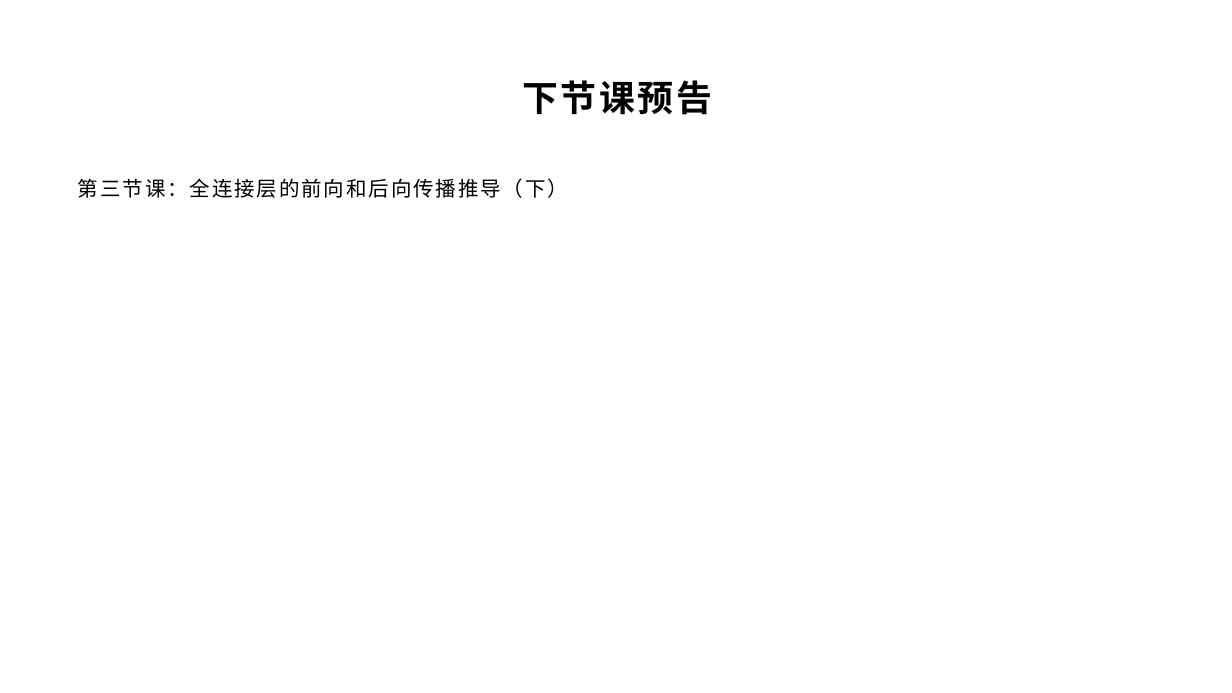
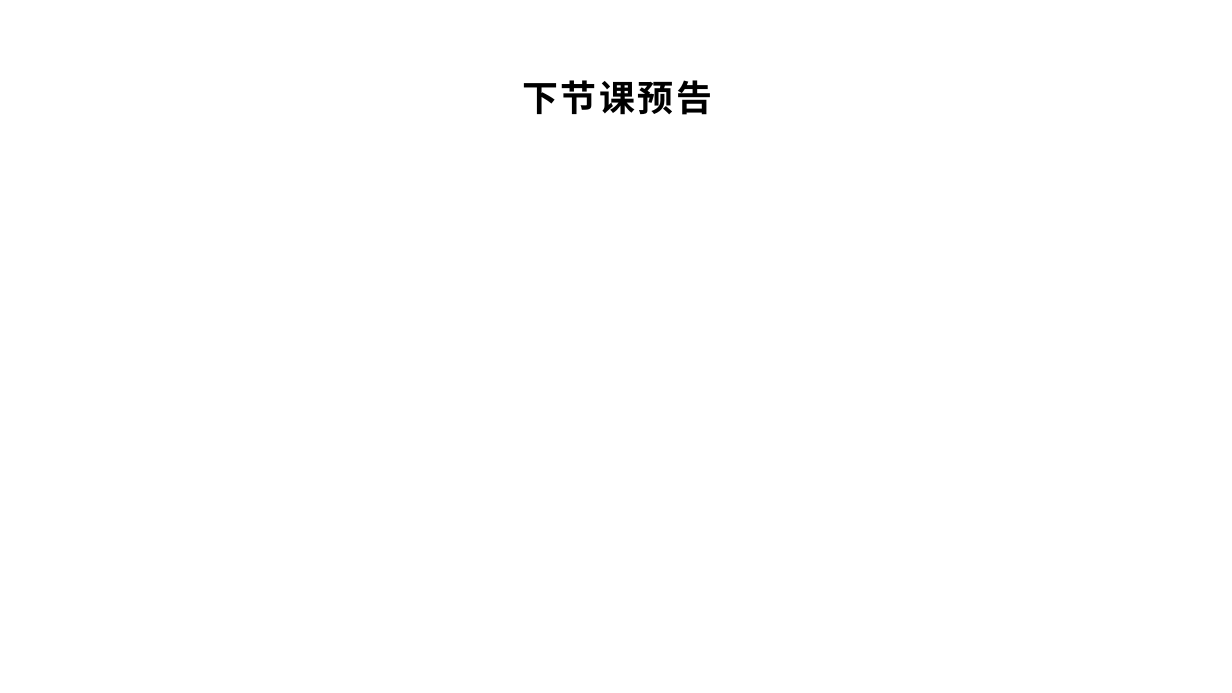
Before and after one commit to yyc-git/DeepLearningEdu, a slide deck: slide 23 of lessons/3_derivation/ppt/全连接层的前向和后向传播推导（下）.pptx. Drawn at 1232x693 pixels with LibreOffice and Linux fonts; fonts in the diff are those of the drawing; background and template pictures are left out. Boxes give left, top, right and bottom in pixels: in the first picture for what was removed or moved away, otherwise in the second. Text is boxed around its words. In the diff, an @@ line names an element or a change of style, - is before the commit and + after.

```diff
--- a/lessons/3_derivation/ppt/全连接层的前向和后向传播推导（下）.pptx
+++ b/lessons/3_derivation/ppt/全连接层的前向和后向传播推导（下）.pptx
@@ text removed at <box>78,178,568,198</box> @@
-第三节课：全连接层的前向和后向传播推导（下）
```
Also in this commit, not shown: 7 other files.
